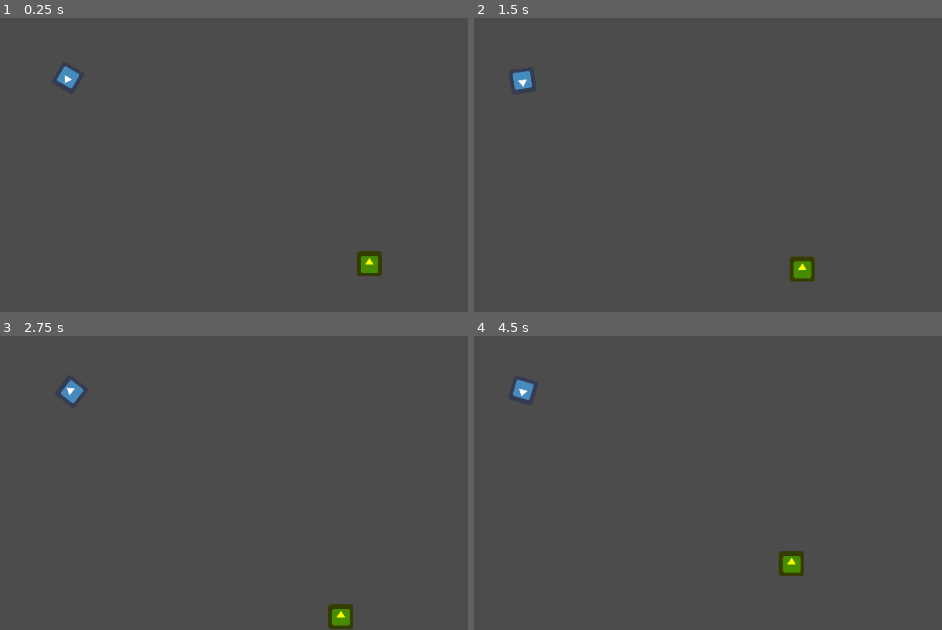
Above: before the commit, frames 1-4 (two rows, left to right).
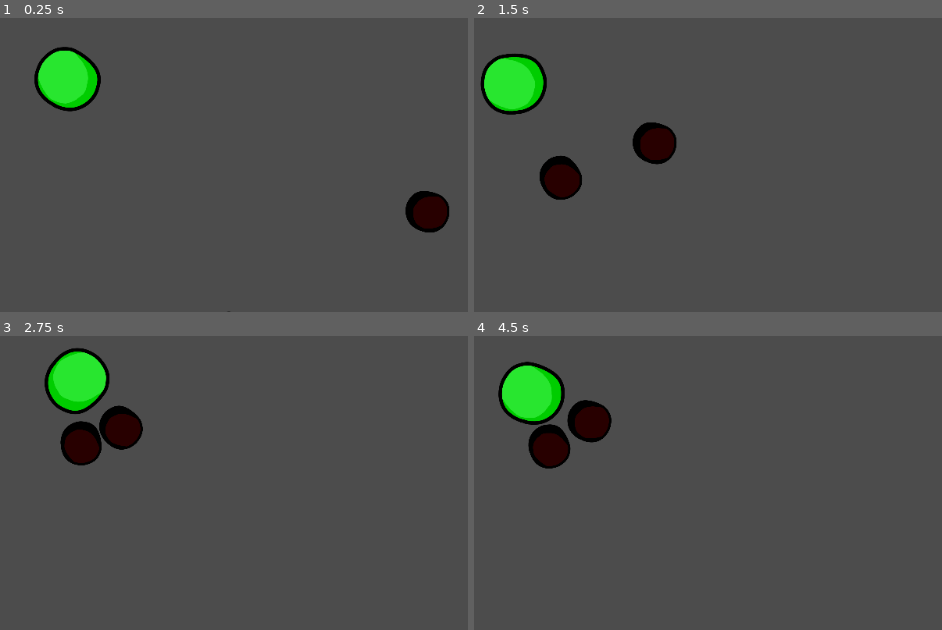
Above: after the commit, the same moments.

Repository: Gluipertje/Back-Forward
Game: Godot game, scene res://src/scenes/testScene.tscn
Two runs of this game, one before a commit and one after it. Both use one fixed random seed, a clock stepped at 60 frames per second and the inputs below. The engine's default icon, where the game draws it, is replaced by a stand-in: a white triangle on a blue panel in a dark square.
Inputs (mouse positions are in pixels of both pictures, inside the frame that each line leads up to):
- Up to frame 1 (0.25 s): no input
- Up to frame 2 (1.5 s): move the mouse to (717, 53) at 0.52 s; right-click (717, 53) at 0.6 s; move the mouse to (outside the picture) at 1.27 s; right-click (outside the picture) at 1.35 s
- Up to frame 3 (2.75 s): move the mouse to (outside the picture) at 2.02 s; right-click (outside the picture) at 2.1 s
- Up to frame 4 (4.5 s): move the mouse to (502, 488) at 2.77 s; right-click (502, 488) at 2.85 s; move the mouse to (782, 465) at 3.52 s; right-click (782, 465) at 3.6 s; move the mouse to (outside the picture) at 4.27 s; right-click (outside the picture) at 4.35 s

The runs differ from the first frame. In frame 1, 3.9% of the frame differs, in the area x 7-96%, y 9-100%; in frame 2, 5.0%, in the area x 1-73%, y 12-90%; in frame 3, 5.0%; in frame 4, 5.0%.

Commit message:
gameOver en *Art*

Diff:
--- a/src/prefabs/enemy.tscn
+++ b/src/prefabs/enemy.tscn
@@ -1,6 +1,6 @@
 [gd_scene load_steps=3 format=2]
 
-[ext_resource path="res://icon.png" type="Texture" id=1]
+[ext_resource path="res://assets/sprites/body/bodyp1.png" type="Texture" id=1]
 [ext_resource path="res://src/scripts/enemyController.gd" type="Script" id=2]
 
 [node name="enemy" type="KinematicBody2D" groups=[
@@ -12,6 +12,7 @@
 
 [node name="Sprite" type="Sprite" parent="."]
 modulate = Color( 1, 0, 0, 1 )
+scale = Vector2( 0.2, 0.2 )
 texture = ExtResource( 1 )
 
 [node name="CollisionShape2D" type="CollisionPolygon2D" parent="."]
--- a/src/prefabs/player.tscn
+++ b/src/prefabs/player.tscn
@@ -1,7 +1,9 @@
-[gd_scene load_steps=4 format=2]
+[gd_scene load_steps=6 format=2]
 
-[ext_resource path="res://icon.png" type="Texture" id=1]
+[ext_resource path="res://assets/sprites/body/arm2p1.png" type="Texture" id=1]
 [ext_resource path="res://src/scripts/playerController.gd" type="Script" id=2]
+[ext_resource path="res://assets/sprites/body/arm1p1.png" type="Texture" id=3]
+[ext_resource path="res://assets/sprites/body/bodyp1.png" type="Texture" id=4]
 
 [sub_resource type="RectangleShape2D" id=1]
 extents = Vector2( 30.1287, 29.8862 )
@@ -13,13 +15,52 @@
 script = ExtResource( 2 )
 speed = 800
 
-[node name="Sprite" type="Sprite" parent="."]
-texture = ExtResource( 1 )
-
 [node name="CollisionShape2D" type="CollisionShape2D" parent="."]
 shape = SubResource( 1 )
 
 [node name="Camera2D" type="Camera2D" parent="."]
 current = true
-zoom = Vector2( 2, 2 )
 smoothing_enabled = true
+
+[node name="Sprites" type="Node2D" parent="."]
+scale = Vector2( 0.3, 0.3 )
+
+[node name="Sprite" type="Sprite" parent="Sprites"]
+scale = Vector2( -1, 1 )
+texture = ExtResource( 4 )
+
+[node name="Sprite2" type="Sprite" parent="Sprites"]
+visible = false
+position = Vector2( 203, -73 )
+texture = ExtResource( 3 )
+
+[node name="Sprite3" type="Sprite" parent="Sprites"]
+visible = false
+position = Vector2( 247, 49 )
+texture = ExtResource( 1 )
+
+[node name="CanvasLayer" type="CanvasLayer" parent="."]
+
+[node name="Control" type="Control" parent="CanvasLayer"]
+anchor_right = 1.0
+anchor_bottom = 1.0
+__meta__ = {
+"_edit_use_anchors_": false
+}
+
+[node name="GameOver" type="Control" parent="CanvasLayer/Control"]
+visible = false
+anchor_right = 1.0
+anchor_bottom = 1.0
+
+[node name="Label" type="Label" parent="CanvasLayer/Control/GameOver"]
+anchor_left = 0.5
+anchor_top = 0.5
+anchor_right = 0.5
+anchor_bottom = 0.5
+margin_left = -36.5
+margin_top = -7.0
+margin_right = 36.5
+margin_bottom = 7.0
+rect_scale = Vector2( 3, 3 )
+text = "Game Over"
--- a/src/scenes/testScene.tscn
+++ b/src/scenes/testScene.tscn
@@ -1,6 +1,7 @@
-[gd_scene load_steps=3 format=2]
+[gd_scene load_steps=4 format=2]
 
 [ext_resource path="res://src/prefabs/player.tscn" type="PackedScene" id=1]
+[ext_resource path="res://src/prefabs/enemy.tscn" type="PackedScene" id=2]
 [ext_resource path="res://src/prefabs/turret.tscn" type="PackedScene" id=3]
 
 [node name="Node2D" type="Node2D"]
@@ -12,3 +13,9 @@
 position = Vector2( 818.491, 524.391 )
 collision_layer = 2
 collision_mask = 15
+
+[node name="enemy" parent="." instance=ExtResource( 2 )]
+position = Vector2( 281.349, 417.383 )
+
+[node name="enemy2" parent="." instance=ExtResource( 2 )]
+position = Vector2( 554.691, 235.155 )
--- a/src/scripts/enemyController.gd
+++ b/src/scripts/enemyController.gd
@@ -7,16 +7,22 @@
 
 onready var player = get_parent().get_node("player")
 var timer = Timer.new()
+var health
 
 export var speed = 200
 export var attackDamage = 10
+export var maxHealth = 50
 
 func _ready() -> void:
+	health = maxHealth
 	timer.set_wait_time(1.0)
 	timer.connect("timeout", self, "timeout")
 	add_child(timer)
 
 func _process(delta: float) -> void:
+	if health < 1:
+		Engine.set_time_scale(1)
+		queue_free()
 	_playerDis = get_position().distance_to(player.get_position())
 	Engine.set_time_scale(1)
 	if _playerDis < 250:
--- a/src/scripts/playerController.gd
+++ b/src/scripts/playerController.gd
@@ -3,23 +3,28 @@
 var _velocity = Vector2()
 var _collider
 var health
+var _canMove = true
 
 export var friction = 0.1
 export var speed = 500
 export var cutOff = 10
 export var maxHealth = 100
 
+onready var goScreen = get_node("CanvasLayer/Control/GameOver")
+
 func _ready() -> void:
 	health = maxHealth
 
 func _process(delta: float) -> void:
-	look_at(get_global_mouse_position())
 	if health < 1:
-		print("oof")
+		goScreen.set_visible(true)
+		_canMove = false
 	if Input.is_action_just_pressed("dash"):
 		_velocity = Vector2(1, 0).rotated(get_rotation()) * speed
 	elif _velocity < Vector2(cutOff,cutOff) && _velocity > Vector2(-cutOff,-cutOff):
 		_velocity = Vector2(0,0)
 	else:
 		_velocity = lerp(_velocity, Vector2(0,0), friction)
-	move_and_slide(_velocity)
+	if _canMove:
+		move_and_slide(_velocity)
+		look_at(get_global_mouse_position())
Binary file added: assets/sprites/body/arm1p1.png
Not shown, added: assets/sprites/body/arm1p1.png.import
Binary file added: assets/sprites/body/arm2p1.png
Not shown, added: assets/sprites/body/arm2p1.png.import
Binary file added: assets/sprites/body/bodyp1.png
Not shown, added: assets/sprites/body/bodyp1.png.import
